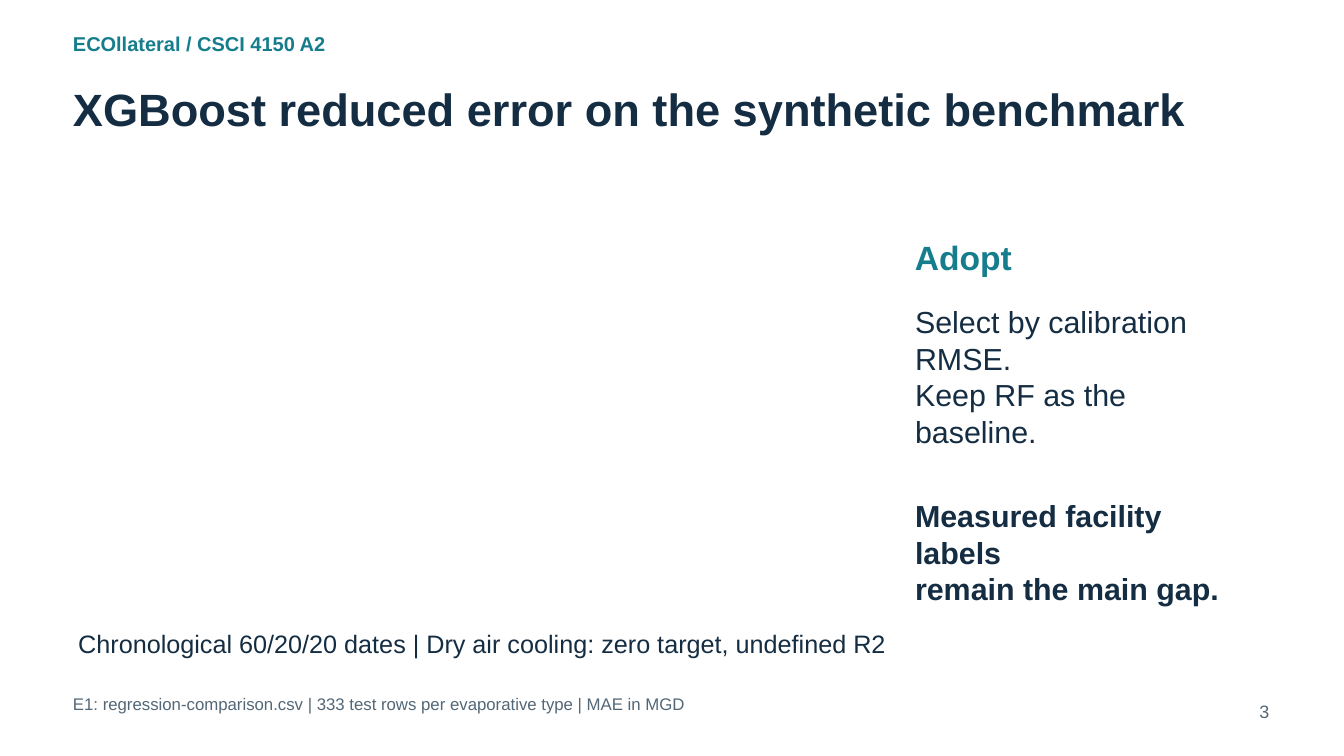
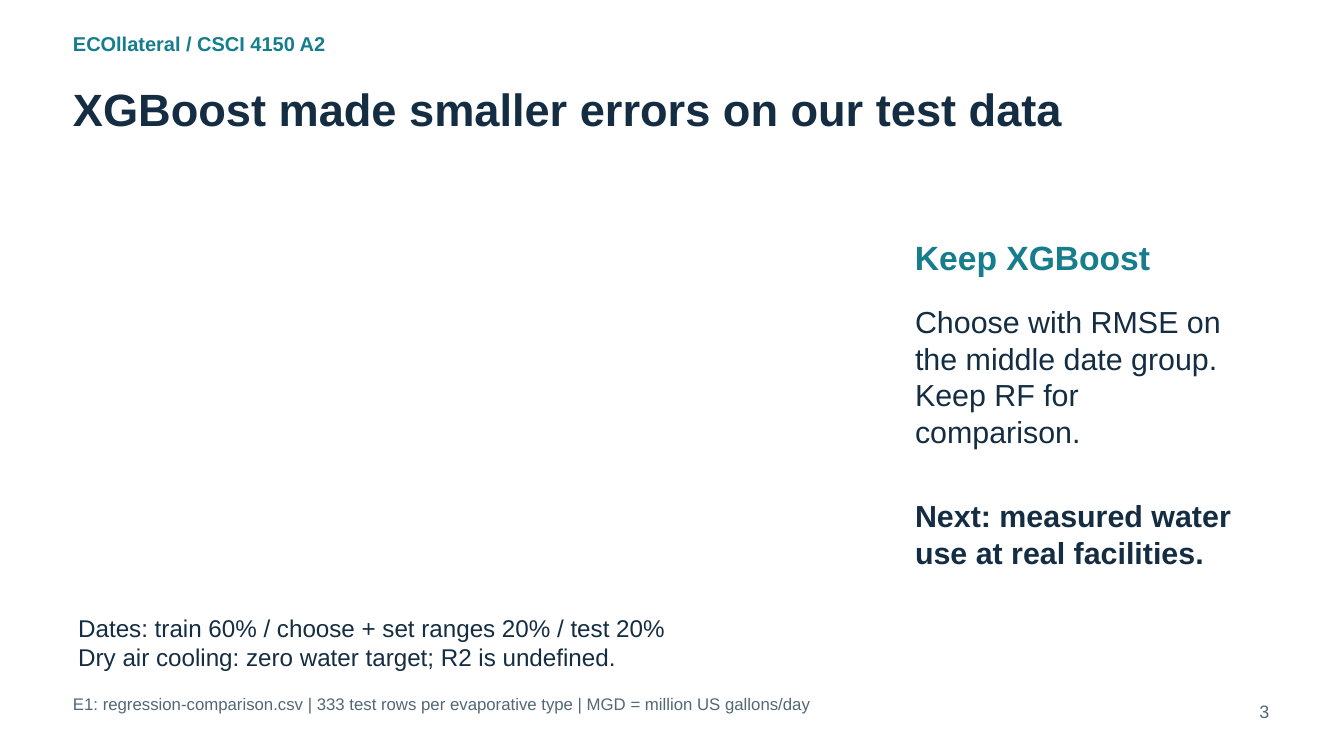
Before and after one commit to ScottLiu12/ECOllateral, a slide deck: slide 3 of docs/a2/review-slides.pptx. Drawn at 1344x756 pixels with LibreOffice and Linux fonts; fonts in the diff are those of the drawing. Boxes give left, top, right and bottom in pixels: in the first picture for what was removed or moved away, otherwise in the second. Text is boxed around its words. In the diff, an @@ line names an element or a change of style, - is before the commit and + after.

```diff
--- a/docs/a2/review-slides.pptx
+++ b/docs/a2/review-slides.pptx
@@ text at <box>73,93,1062,127</box>: text changed @@
-XGBoost reduced error on the synthetic benchmark
+XGBoost made smaller errors on our test data
@@ text at <box>915,246,1150,277</box>: text changed @@
-Adopt
+Keep XGBoost
@@ text at <box>915,311,1221,449</box>: text changed @@
-Select by calibration RMSE.
-Keep RF as the baseline.
+Choose with RMSE on
+the middle date group.
+Keep RF for comparison.
@@ text at <box>915,505,1230,565</box>: text changed @@
-Measured facility labels
-remain the main gap.
+Next: measured water
+use at real facilities.
@@ text at <box>78,619,664,671</box>: text changed; size 18 to 17.2 pt @@
-Chronological 60/20/20 dates | Dry air cooling: zero target, undefined R2
+Dates: train 60% / choose + set ranges 20% / test 20%
+Dry air cooling: zero water target; R2 is undefined.
@@ text at <box>73,698,810,714</box>: text changed @@
-E1: regression-comparison.csv | 333 test rows per evaporative type | MAE in MGD
+E1: regression-comparison.csv | 333 test rows per evaporative type | MGD = million US gallons/day
```
Also in this commit, not shown: 5 other slides changed, 11 other files.
